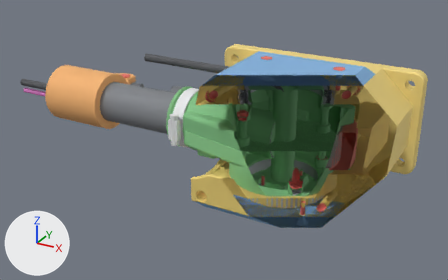
Renders of the glTF model Base/renders/MkIII_Rev4_Assembly.glb from each side of a commit.
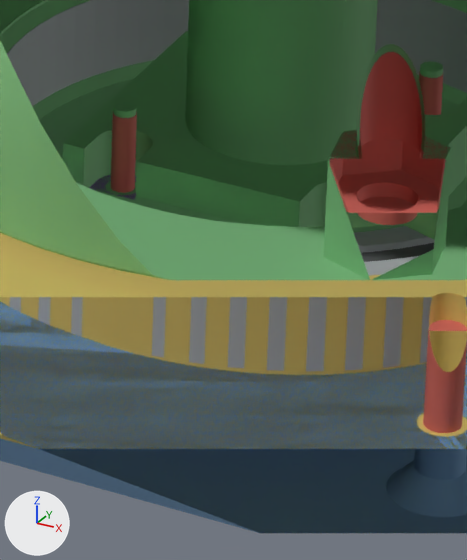
The first picture shows the older version from a 50 mm camera at (122.6, -291.2, 136.0) aimed at (-39.6, 3.7, -11.5). The close-ups show the older and then the newer version on the part from 55% to 68% of the width and 58% to 82% of the height of that picture. Only the edits that show in the close-ups are written down. The lights are fixed; the arrows at lower left show +X, +Y and +Z. Everything nearer to the camera than a plane just in front of the edit is cut away.

Names of what the first close-up shows: 'bearing_inner', 'bearing_outer', 'bearing_seal', 'cover_sensor', 'hardware', 'lever_screws', 'lever_sensor', 'sensor_screws', 'shell' and 1 more.
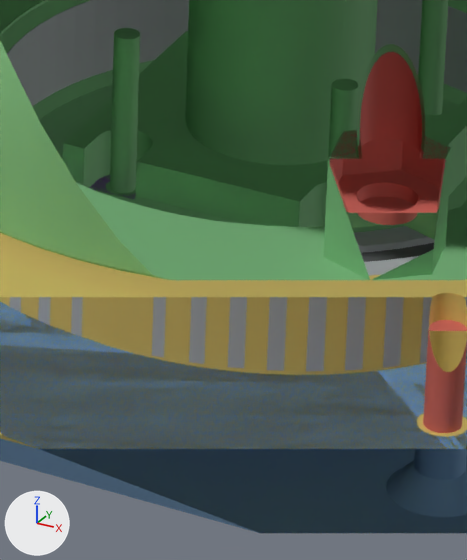
The change, as JSON lines over the scene's bpy script:
```json
{"block": "me_cover_sensor", "where": "me_cover_sensor.from_pydata(...)  # 1146 vertices, 2304 faces; spans x -36.7..37.5, y -37.2..37.2, z -36.5..-31.5"}
{"block": "me_cover_sensor", "where": "# used by ob_cover_sensor; location = (0.0, 0.0, 0.0)"}
{"block": "me_cover_sensor", "change": "me_cover_sensor part 1: all 126 vertices in x -2.1..2.1, y -2.1..2.1, z -34.1..-31.5 are scaled about their middle by (1.48, 1.48, 1.19), then moved by (0.0, 0.0, -0.2)"}
{"block": "me_lever_sensor", "where": "me_lever_sensor.from_pydata(...)  # 4040 vertices, 8100 faces; spans x -66.0..35.4, y -30.0..30.0, z -29.5..0.0"}
{"block": "me_lever_sensor", "where": "# used by ob_lever_sensor; location = (0.0, 0.0, 0.0)"}
{"block": "me_lever_sensor", "change": "me_lever_sensor part 2: 504 of the vertices in x -8.9..8.9, y -8.8..8.8, z -27.9..-21.6 are scaled about their middle by (1, 1, 1.89), then moved by (0.0, 0.0, 2.8)"}
```

What differs and where, as boxes [x1, y1, x2, y2] in the close-ups (467 x 560 px; the box of a moved part takes in the faces that stretch with it):
```json
{"part": 1, "of": "me_cover_sensor", "change": "moved or reshaped", "before": [0, 302, 467, 416], "after": [0, 302, 467, 417], "on screen": "mostly hidden"}
{"part": 2, "of": "me_lever_sensor", "change": "moved or reshaped", "before": [91, 62, 443, 199], "after": [91, 0, 448, 200]}
{"object": "sensor_screws", "change": "unchanged, covered by the edit", "before": [111, 72, 443, 193]}
```
